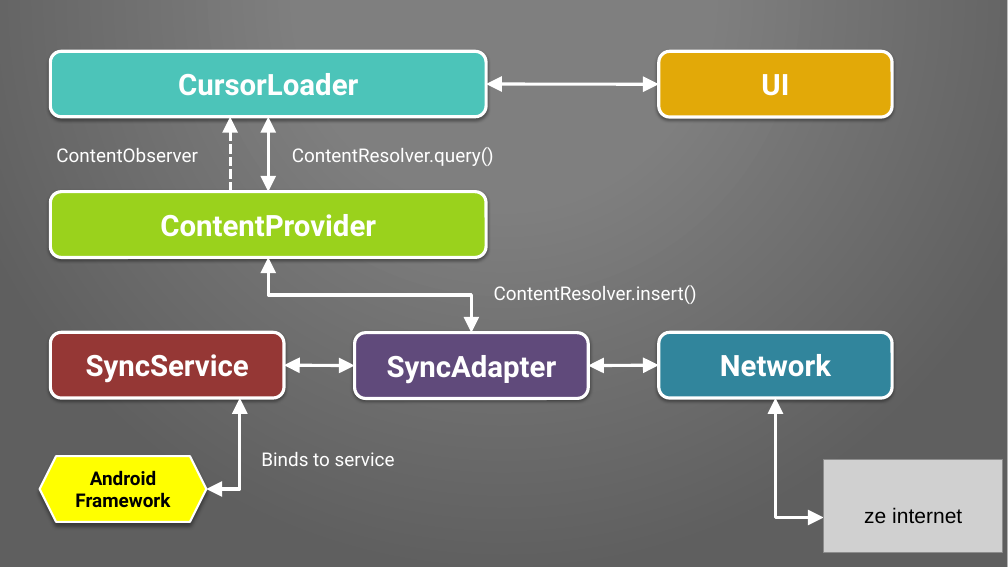
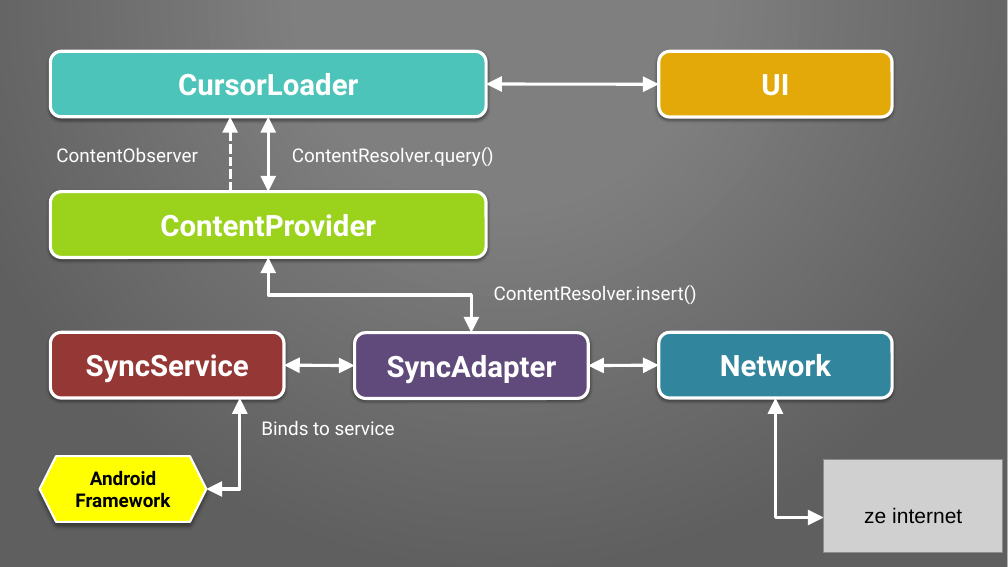
Before and after one commit to Pixplicity/sync-demo, a slide deck: slide 19 of I've been doing some syncing.pptx (slide 16 before the commit). Drawn at 1008x567 pixels with LibreOffice and Linux fonts; fonts in the diff are those of the drawing; grey boxes stand for pictures; background and template pictures are left out. Boxes give left, top, right and bottom in pixels: in the first picture for what was removed or moved away, otherwise in the second. Text is boxed around its words. In the diff, an @@ line names an element or a change of style, - is before the commit and + after.

Commit message:
extended on AccountAuthenticator and service, and many other improvements

```diff
--- a/I've been doing some syncing.pptx
+++ b/I've been doing some syncing.pptx
@@ text "Binds to service": place and size @@
-text "Binds to service" at bbox=[261, 452, 395, 466]
+text "Binds to service" at bbox=[261, 421, 395, 435]
```
Also in this commit, not shown: 14 other slides changed, 16 slides added, 4 slides removed.
